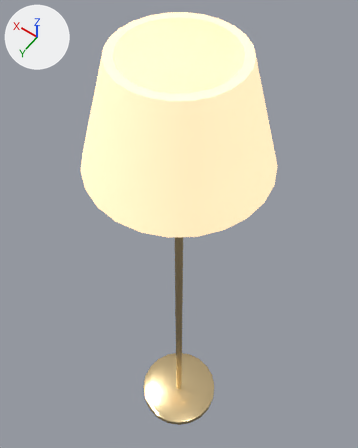
A saved change to the glTF model assets/models/floor_lamp.glb.
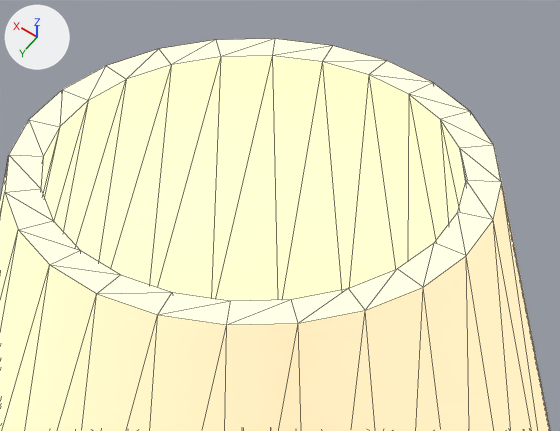
Each version appears first whole from a camera (50 mm lens) standing at (-0.467, 0.653, 2.24) and looking at (0.1, -0.14, 0.994), and next in a close-up on the part from 28% to 77% of the width and 0% to 30% of the height. Every picture has the same lights, and +X, +Y and +Z are marked at upper left. The first two pictures are the older version. The close-ups show mesh edges as thin lines. Vertices at exactly the same position are counted once.

Objects in the first close-up: 'Lamp shade'.
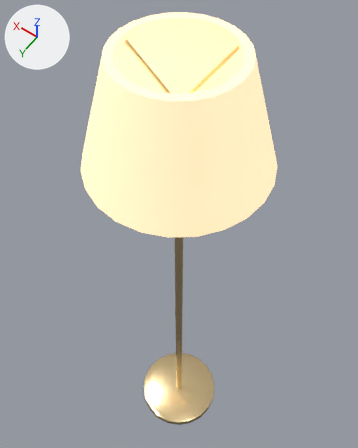
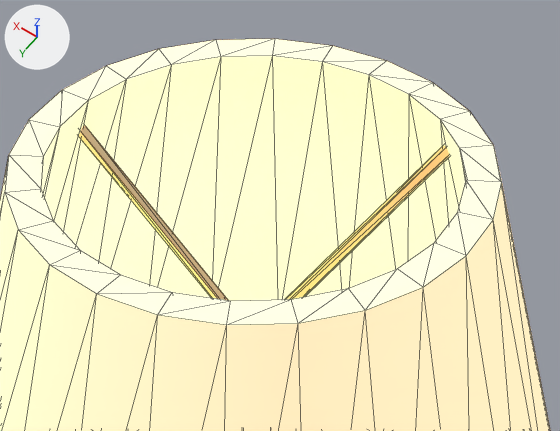
Changed parts and their boxes [x1, y1, x2, y2] in the close-ups (560 x 431 px):
'Brass', reshaped (not visible before)
    after: [79, 125, 449, 300]

Edits to the bpy script that builds the scene:
```text
Change me_lamp_base:
    used by ob_brass; location = (0.0, 0.0, 0.0)
    remove me_lamp_base.from_pydata(...)  # 136 vertices, 264 faces; spans x -0.16..0.16, y -0.16..0.16, z 0.0..1.6
    add me_lamp_base.from_pydata(...)  # 166 vertices, 312 faces; spans x -0.16..0.16, y -0.16..0.16, z 0.0..1.7
    me_lamp_base part 1
    25 vertices are added at x -0.07..0.0, y -0.12..0.12, z 1.6..1.7
    5 new vertices lie (0.13, 0.0, 0.1) away from vertices in x 0.0, y 0.0, z 1.6
    48 new faces join them
```
